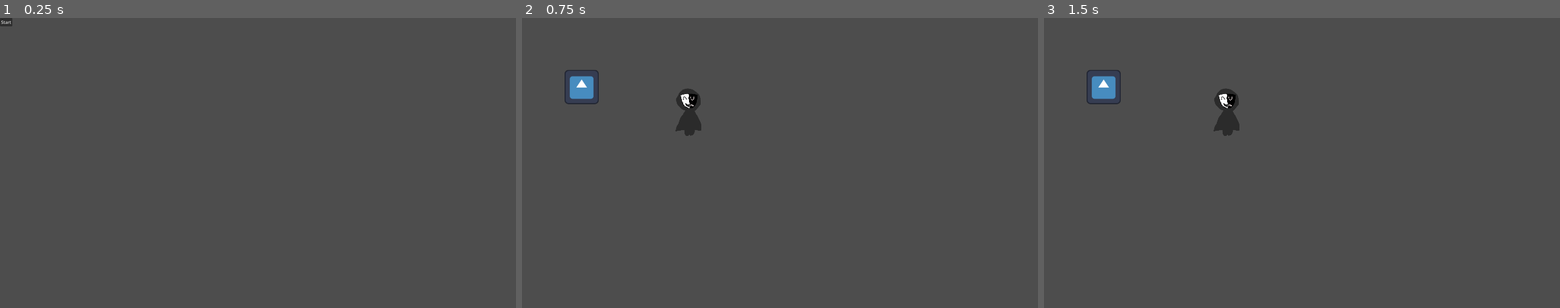
Above: before the commit, frames 1-3 (left to right).
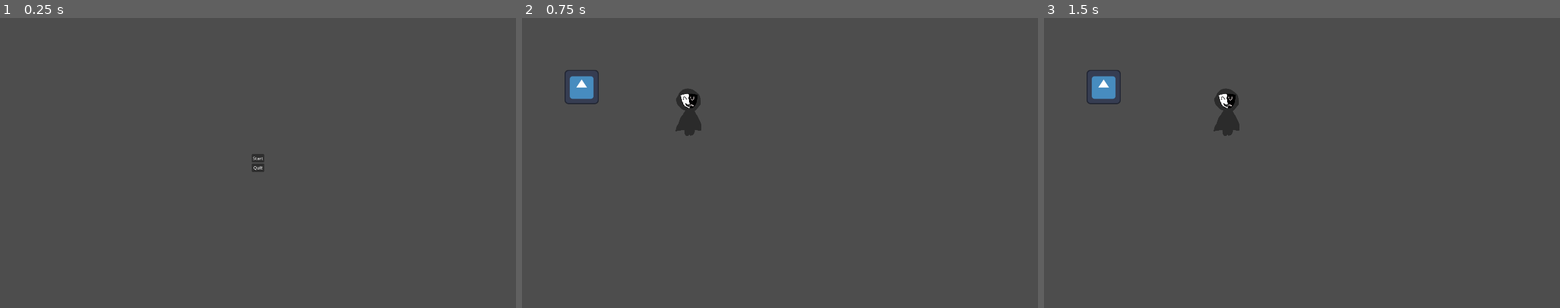
Above: after the commit, the same moments.

Repository: razzius/Masks2026
Game: Godot game, scene res://scenes/title_screen.tscn
The game is run twice, just before and just after one commit, with the same random seed, the same clock (stepped at 60 frames per second) and the same inputs. The engine's default icon, where the game draws it, is replaced by a stand-in: a white triangle on a blue panel in a dark square.
Inputs:
- Up to frame 1 (0.25 s): no input
- Up to frame 2 (0.75 s): click "Start" at 0.5 s
- Up to frame 3 (1.5 s): tap Enter (ui_accept) at 1.25 s; hold Right (Right) from 1.28 s (still down)

The runs differ from the first frame. In frame 1, 0.2% of the frame differs, in the area x 0-52%, y 0-54%; in frame 2, nothing differs; in frame 3, nothing differs.

Commit message:
Add quit button and center main menu buttons

Diff:
--- a/scenes/title_screen.tscn
+++ b/scenes/title_screen.tscn
@@ -5,10 +5,33 @@
 [node name="TitleScreen" type="Node2D" unique_id=736705505]
 script = ExtResource("1_fgkus")
 
-[node name="Button" type="Button" parent="." unique_id=1344575416]
-offset_right = 8.0
-offset_bottom = 8.0
+[node name="CanvasLayer" type="CanvasLayer" parent="." unique_id=1926053750]
+follow_viewport_enabled = true
+
+[node name="CenterContainer" type="CenterContainer" parent="CanvasLayer" unique_id=308644519]
+anchors_preset = 8
+anchor_left = 0.5
+anchor_top = 0.5
+anchor_right = 0.5
+anchor_bottom = 0.5
+offset_left = -23.0
+offset_top = -33.0
+offset_right = 23.0
+offset_bottom = 33.0
+grow_horizontal = 2
+grow_vertical = 2
+
+[node name="VBoxContainer" type="VBoxContainer" parent="CanvasLayer/CenterContainer" unique_id=345670990]
+layout_mode = 2
+
+[node name="StartButton" type="Button" parent="CanvasLayer/CenterContainer/VBoxContainer" unique_id=1344575416]
+layout_mode = 2
 text = "Start"
 
-[connection signal="button_down" from="Button" to="." method="_on_button_button_down"]
-[connection signal="pressed" from="Button" to="." method="_on_start_button_pressed"]
+[node name="QuitButton" type="Button" parent="CanvasLayer/CenterContainer/VBoxContainer" unique_id=947926400]
+layout_mode = 2
+text = "Quit"
+
+[connection signal="button_down" from="CanvasLayer/CenterContainer/VBoxContainer/StartButton" to="." method="_on_button_button_down"]
+[connection signal="pressed" from="CanvasLayer/CenterContainer/VBoxContainer/StartButton" to="." method="_on_start_button_pressed"]
+[connection signal="pressed" from="CanvasLayer/CenterContainer/VBoxContainer/QuitButton" to="." method="_on_quit_button_pressed"]
--- a/scripts/game_manager.gd
+++ b/scripts/game_manager.gd
@@ -16,3 +16,7 @@
 	current_scene = s.instantiate()
 	get_tree().root.add_child(current_scene)
 	get_tree().current_scene = current_scene
+
+# Exit the game
+func exit_game() -> void:
+	get_tree().quit()
--- a/scripts/title_screen.gd
+++ b/scripts/title_screen.gd
@@ -2,3 +2,7 @@
 
 func _on_start_button_pressed() -> void:
 	GameManager.change_scene('res://scenes/main.tscn')
+
+
+func _on_quit_button_pressed() -> void:
+	GameManager.exit_game()
